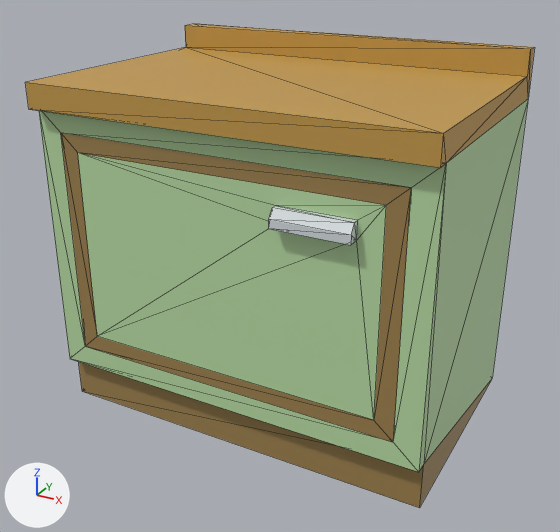
The glTF model s2/models/props_field/counter.glb: old version first, new version second.
Rendered twice from a camera (50 mm lens) standing at (0.859, -1.589, 1.16) and looking at (0.003, -0.033, 0.382). Lighting does not change. The marker at lower left points along +X, +Y and +Z. The picture after the commit comes second. Mesh edges are drawn as thin lines. Vertices at exactly the same position are counted once.

In view in the first picture: 'counter'.
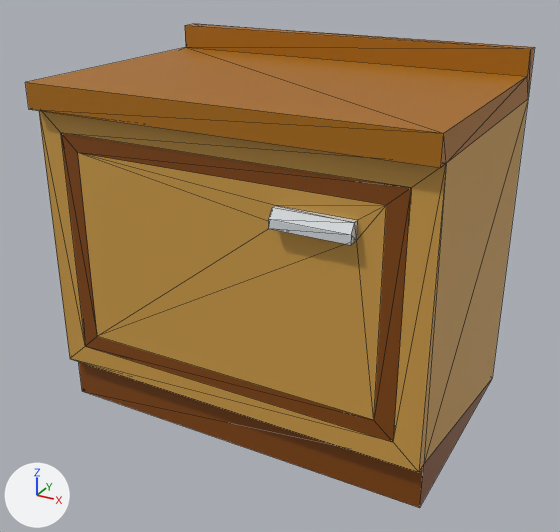
What differs and where, as boxes [x1, y1, x2, y2] in the pictures (560 x 532 px):
part 1 of me_counter, recoloured (green to orange)
    both: [39, 99, 528, 472]
part 2 of me_counter, recoloured (orange to brown)
    both: [25, 24, 535, 168]
part 3 of me_counter, edited (looks the same)
    both: [269, 206, 358, 245]
part 4 of me_counter, recoloured (darker)
    both: [61, 133, 492, 508]

Diff of the bpy script that builds the scene:
```diff
--- a/s2/models/props_field/counter.glb.py
+++ b/s2/models/props_field/counter.glb.py
@@ me_counter @@
 me_counter.from_pydata(...)  # 56 vertices, 114 faces; spans x -0.48..0.48, y -0.33..0.33, z 0.0..0.9
 # used by ob_counter; location = (0.0, 0.0, 0.0)
+# me_counter part 1: 65 faces centred in x -0.48..0.48, y -0.301..0.33, z 0.116..0.78 are repainted in the vertex colours; the middle colour goes from green #b9dba5 to orange #cd9c47
+# me_counter part 2: 22 faces centred in x -0.48..0.48, y -0.33..0.33, z 0.78..0.9 are repainted in the vertex colours; the middle colour goes from orange #c49a49 to brown #ab6c02
+# me_counter part 3: 14 faces centred in x 0.14..0.319, y -0.33..-0.306, z 0.606..0.646 are repainted in the vertex colours; the middle colour goes from light grey #d6dde0 to light grey #d6dbdf
+# me_counter part 4: 13 faces centred in x -0.405..0.48, y -0.301..0.13, z 0.0..0.713 are repainted in the vertex colours; the middle colour goes from brown #9e824e to brown #814500
 me_counter.materials.append(mat_defaultmaterial)
```
